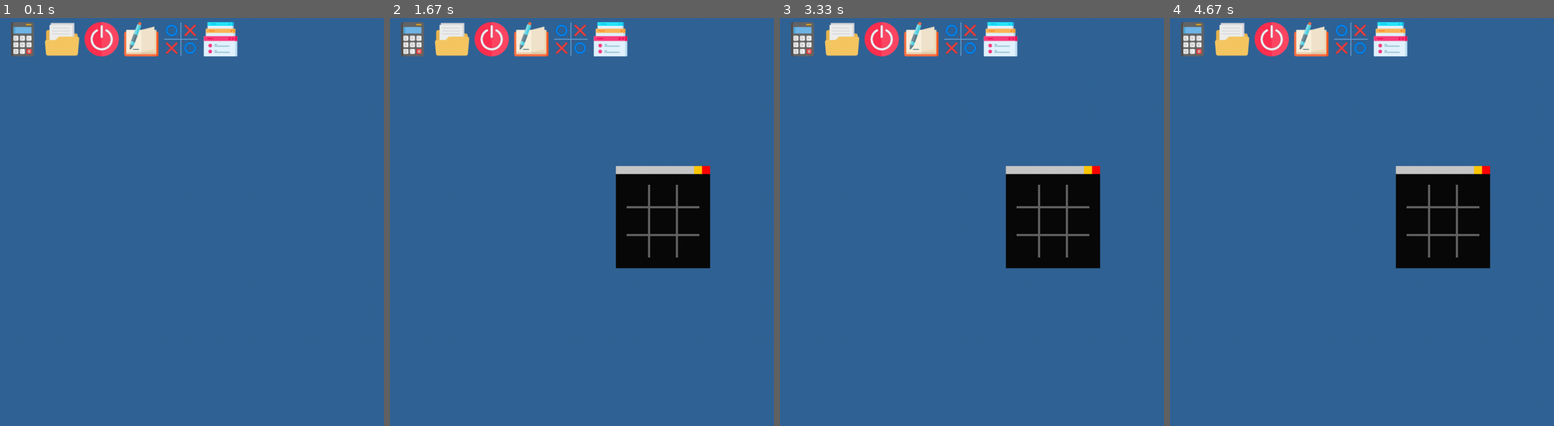
Above: before the commit, frames 1-4 (left to right).
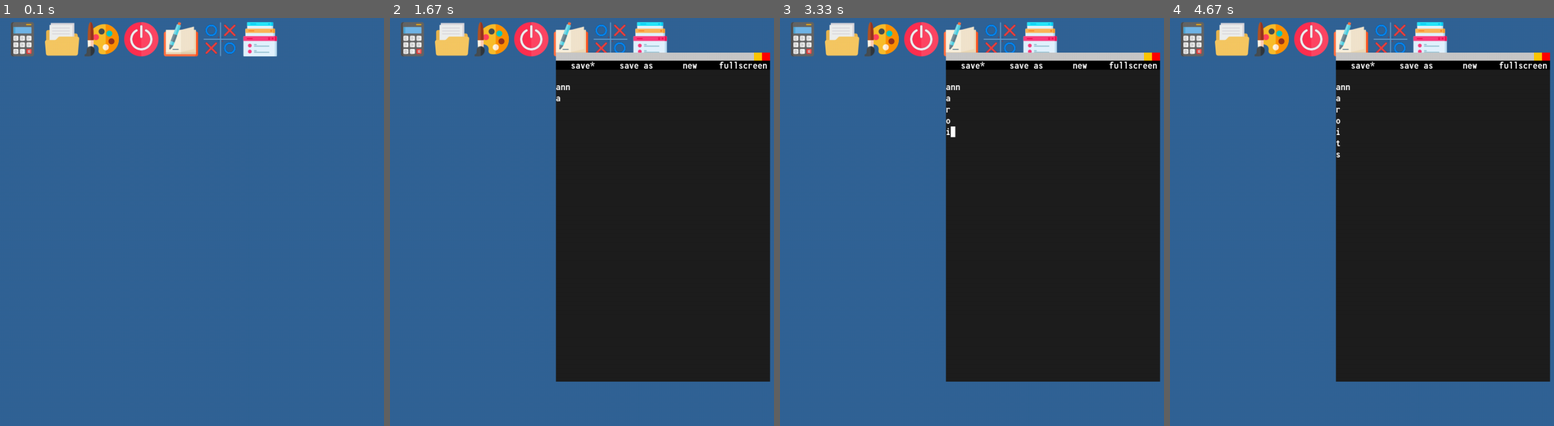
Above: after the commit, the same moments.

Repository: milktheinternet/pygameVOS
Game: pygame game, started from vos.py
Two runs of this game, one before a commit and one after it. Both use one fixed random seed, a clock stepped at 60 frames per second and the inputs below.
Inputs (mouse positions are in pixels of both pictures, inside the frame that each line leads up to):
- Up to frame 1 (0.1 s): no input
- Up to frame 2 (1.67 s): press the mouse at (570, 38) at 0.37 s; move the mouse to (574, 66) at 0.47 s; release the mouse at (582, 95) at 0.6 s; tap Enter at 0.67, 1.33 s; type "ann" at 1 s; type "a" at 1.55 s
- Up to frame 3 (3.33 s): tap Enter at 1.68, 2.23, 2.78 s; type "r" at 2.1 s; type "o" at 2.65 s; type "i" at 3.2 s
- Up to frame 4 (4.67 s): tap Enter at 3.33, 3.88, 4.43 s; type "t" at 3.75 s; type "s" at 4.3 s

The runs differ from the first frame. In frame 1, 3.4% of the frame differs, in the area x 21-73%, y 0-10%; in frame 2, 43%, in the area x 21-100%, y 0-90%; in frame 3, 43%; in frame 4, 43%.

Commit message:
Adding pixel art app (not done)

Diff:
--- /dev/null
+++ b/files/apps/Pixel Art/app.py
@@ -0,0 +1,80 @@
+from vos import *
+from math import floor
+
+class Canvas(SurfaceNode):
+    def __init__(self, app, size=(600, 600), cnvsize=(32,32), cb1=(100,100,100), cb2=(120,120,120)):
+        super().__init__(app, size=size)
+        self.cnv = pg.Surface(cnvsize, pg.SRCALPHA)
+        self.cnv.fill((0, 0, 0, 0))
+        self.cnvw, self.cnvh = cnvsize
+
+        self.checkerboard = pg.Surface(cnvsize)
+        self.checkerboard.fill(cb1)
+        for x in range(self.cnvw):
+            for y in range(self.cnvh):
+                if x%2==y%2:
+                    self.checkerboard.set_at((x,y), cb2)
+        self.checkerboard = pg.transform.scale(self.checkerboard, self.size)
+
+    def draw(self, color=(0,0,0,255)):
+        x, y = self.app.mouse
+        gx, gy = self.global_pos
+        x = floor((x - gx)/self.size[0]*self.cnvw)
+        y = floor((y - gy)/self.size[1]*self.cnvh)
+        if 0 <= x < self.cnvw and 0 <= y < self.cnvh:
+            self.cnv.set_at((x,y), color)
+
+    def render(self):
+        self.srf.blit(self.checkerboard, (0,0))
+        self.srf.blit(pg.transform.scale(self.cnv, self.size), (0,0))
+        super().render()
+
+class MyApp(NodeApp):
+    def __init__(self, vos):
+        super().__init__(vos, "Pixel Art", (800, 600))
+        self.bg = (10, 10, 10)
+        self.bg2 = (33, 33, 33)
+        self.color = (200,200,200)
+        self.font = self.vos.load_font(size=17)
+
+        self.draw_color = (0,0,0,255)
+
+    def on_run(self):
+        super().on_run()
+        self.setup_nodes()
+
+    def setup_nodes(self):
+        self.children = []
+
+        self.cnv = Canvas(self, tuple([min(self.res)]*2), (32, 32))
+        self.add(self.cnv)
+
+        button_data = {
+            "save":lambda:None,
+            "open":lambda:None,
+            "color":lambda:None,
+            "pen":lambda:None,
+            "line":lambda:None,
+            "bucket":lambda:None,
+            "fullscreen":lambda:None
+            }
+
+        btn_w = self.res[0] - self.cnv.size[0]
+        btn_h = self.res[1] / len(button_data)
+
+        x, y = self.cnv.size[0], 0
+
+        for text, on_press in button_data.items():
+            btn = ButtonNode(self, pos=(x,round(y)), size=(btn_w, btn_h), text = text, center=True, on_press = on_press, font = self.font)
+            self.add(btn)
+            y += btn_h
+
+    def update(self):
+        inp = self.vos.input
+        if inp.click:
+            self.cnv.draw(self.draw_color)
+
+    def render(self):
+        self.srf.fill(self.bg)
+        self.render_nodes()
+        super().render()
--- a/node_apps.py
+++ b/node_apps.py
@@ -59,6 +59,17 @@
     def render(self):
         self.parent_srf.blit(self.srf, self.global_pos)
         super().render()
+
+class SliderNode(SurfaceNode):
+    def __init__(self, app, pos=(0,0), size=(250, 25), value=0, maximum=255, rounded=True):
+        super().__init__(app, pos, size)
+
+    def on_change(self, value):
+        pass
+
+    def update(self):
+        mx, my = self.app.mouse
+
 
 class RectNode(Node):
     def __init__(self, app, pos=(0,0), size=(100, 100), color=(255,0,255)):
Binary file added: files/apps/Pixel Art/icon.png
